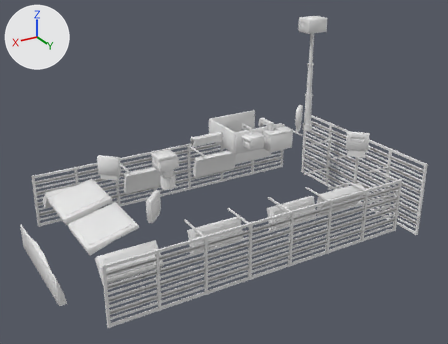
Renders of the glTF model art/parts/kit/apc_eitan.glb from each side of a commit.
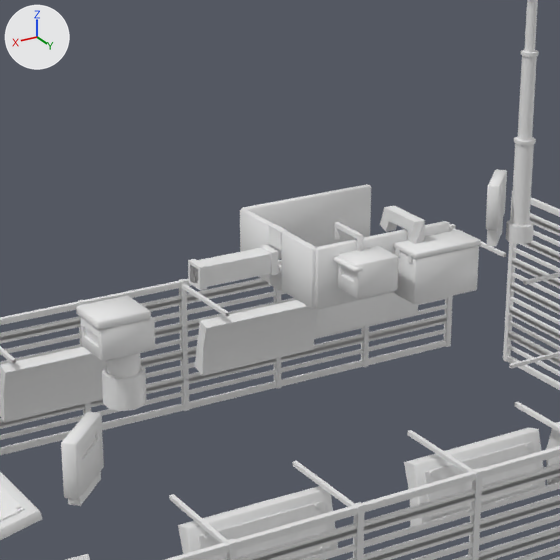
Each version is shown whole from a camera (50 mm lens) standing at (5.69, 10.0, 7.16) and looking at (-0.17, 0.23, 2.28), then close up on the part from 28% to 72% of the width and 13% to 70% of the height. The lights are fixed; the arrows at upper left show +X, +Y and +Z. The last two pictures show the newer version. Vertices at exactly the same position are counted once.

The first close-up shows 'kit_armour_1_hull_hull', 'kit_armour_2_hull_hull', 'kit_armour_3_hull_hull', 'kit_armour_3_hull_hull_far', 'kit_armour_3_hull_hull_near', 'kit_firepower_1_turret_metal', 'kit_firepower_2_turret_metal', 'kit_firepower_3_turret_metal', 'kit_sensors_1_hull_hull', 'kit_sensors_2_hull_hull', 'kit_sensors_3_hull_hull'.
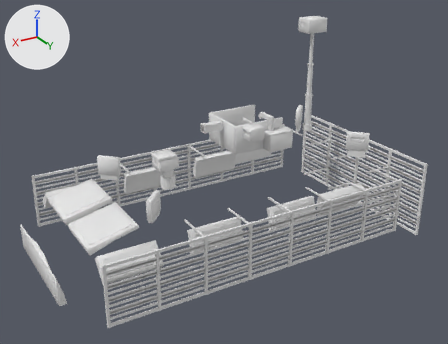
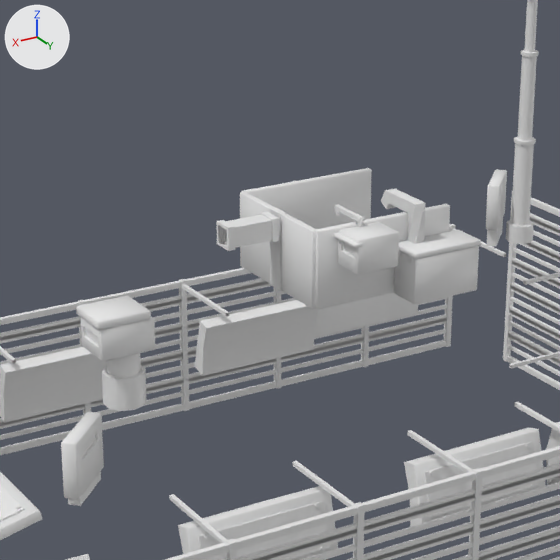
Patch to the scene script:
```diff
--- a/art/parts/kit/apc_eitan.glb.py
+++ b/art/parts/kit/apc_eitan.glb.py
@@ me_kit_firepower_1_turret_metal @@
-me_kit_firepower_1_turret_metal.from_pydata(...)  # 72 vertices, 132 faces; spans x -0.49..-0.14, y 0.645..1.162, z 3.038..3.385
+me_kit_firepower_1_turret_metal.from_pydata(...)  # 72 vertices, 132 faces; spans x -0.49..-0.14, y 0.645..1.162, z 3.203..3.506
+# me_kit_firepower_1_turret_metal part 1: the loose piece of 32 vertices spanning x -0.49..-0.17, y 0.912..1.152, z 3.038..3.278 is moved by (0.0, 0.0, 0.165)
+# me_kit_firepower_1_turret_metal part 2: the loose piece of 24 vertices spanning x -0.21..-0.14, y 0.902..1.162, z 3.23..3.255 is moved by (0.0, 0.0, 0.165)
+# me_kit_firepower_1_turret_metal part 3: all 8 vertices in x -0.345..-0.315, y 0.645..0.947, z 3.355..3.385 are moved by (0.0, 0.0, 0.121)
+# me_kit_firepower_1_turret_metal part 4: all 8 vertices in x -0.345..-0.315, y 0.645..0.947, z 3.258..3.276 are moved by (0.0, 0.0, 0.165)
@@ me_kit_firepower_2_turret_metal @@
-me_kit_firepower_2_turret_metal.from_pydata(...)  # 112 vertices, 196 faces; spans x -1.15..0.61, y 0.32..1.16, z 2.91..3.42
+me_kit_firepower_2_turret_metal.from_pydata(...)  # 112 vertices, 196 faces; spans x -1.15..0.4, y 0.33..1.16, z 2.91..3.54
+# me_kit_firepower_2_turret_metal part 5: all 16 vertices in x 0.56..0.61, y 0.32..0.48, z 3.04..3.2 are moved by (-0.21, 0.01, 0.24)
+# me_kit_firepower_2_turret_metal part 6: all 16 vertices in x 0.02..0.07, y 0.32..0.48, z 3.04..3.2 are moved by (0.0, 0.01, 0.24)
+# me_kit_firepower_2_turret_metal part 7: all 2 vertices in x -0.8..-0.72, y 0.69, z 3.34 are moved by (0.0, -0.01, 0.12)
+# me_kit_firepower_2_turret_metal part 8: all 4 vertices in x -0.8..-0.72, y 0.91..0.99, z 3.34..3.42 are moved by (0.0, 0.0, 0.12)
+# me_kit_firepower_2_turret_metal part 9: all 2 vertices in x -0.8..-0.72, y 0.66, z 3.25 are moved by (0.0, 0.0, 0.16)
+# me_kit_firepower_2_turret_metal part 10: all 2 vertices in x -0.8..-0.72, y 0.63, z 3.42 are moved by (0.0, 0.01, 0.12)
+# other edits to the shape of me_kit_firepower_2_turret_metal do not show in these pictures
@@ me_kit_firepower_3_turret_metal @@
-me_kit_firepower_3_turret_metal.from_pydata(...)  # 112 vertices, 200 faces; spans x -1.075..0.0, y -0.1..0.9, z 2.91..3.33
+me_kit_firepower_3_turret_metal.from_pydata(...)  # 112 vertices, 200 faces; spans x -1.075..0.0, y -0.1..0.9, z 2.91..3.451
+# me_kit_firepower_3_turret_metal part 11: the loose piece of 8 vertices spanning x -0.05..0.0, y 0.323..0.483, z 2.91..3.037 is scaled about its middle by (1, 0.835, 2.88), then moved by (0.0, 0.004, 0.12)
+# me_kit_firepower_3_turret_metal part 12: the loose piece of 8 vertices spanning x -0.05..0.0, y 0.323..0.483, z 3.197..3.33 is scaled about its middle by (1, 0.835, 0.376), then moved by (0.0, 0.004, 0.163)
+# me_kit_firepower_3_turret_metal part 13: 6 of the vertices in x -0.05..0.0, y 0.483..0.491, z 3.322..3.33 are moved by (0.0, -0.009, 0.121)
+# me_kit_firepower_3_turret_metal part 14: all 12 vertices in x -0.05..0.0, y -0.1..-0.05, z 3.322..3.33 are moved by (0.0, 0.0, 0.121)
+# me_kit_firepower_3_turret_metal part 15: all 12 vertices in x -0.05..0.0, y 0.85..0.9, z 3.322..3.33 are moved by (0.0, 0.0, 0.121)
+# me_kit_firepower_3_turret_metal part 16: all 6 vertices in x -1.075..-1.067, y -0.1..-0.05, z 3.322..3.33 are moved by (0.0, 0.0, 0.121)
+# me_kit_firepower_3_turret_metal part 17: all 6 vertices in x -1.075..-1.067, y 0.85..0.9, z 3.322..3.33 are moved by (0.0, 0.0, 0.121)
+# me_kit_firepower_3_turret_metal part 18: 6 of the vertices in x -0.05..0.0, y 0.315..0.323, z 3.322..3.33 are moved by (0.0, 0.017, 0.121)
+# other edits to the shape of me_kit_firepower_3_turret_metal do not show in these pictures
```

Changed parts and their boxes (x1, y1, x2, y2) in the close-ups (560 x 560 px; the box of a moved part takes in the faces that stretch with it):
'kit_firepower_3_turret_metal', reshaped (13% taller): before (240, 184, 449, 309); after (240, 168, 450, 309)
'kit_firepower_2_turret_metal', reshaped (10% narrower, 17% taller): before (188, 206, 481, 304); after (216, 189, 481, 304)
'kit_firepower_1_turret_metal', reshaped (9% shorter): before (333, 222, 398, 299); after (333, 205, 399, 275)
part 1 of me_kit_firepower_1_turret_metal, moved or reshaped: before (338, 246, 398, 297); after (338, 222, 399, 275)
part 2 of me_kit_firepower_1_turret_metal, moved or reshaped: before (333, 257, 363, 272); after (333, 232, 364, 248)
part 3 of me_kit_firepower_1_turret_metal, moved or reshaped: before (335, 222, 362, 239); after (335, 205, 362, 221)
part 4 of me_kit_firepower_1_turret_metal, moved or reshaped: before (334, 223, 363, 251); after (335, 207, 364, 227)
part 5 of me_kit_firepower_2_turret_metal, moved or reshaped: before (188, 259, 207, 290); after (216, 220, 235, 251)
part 6 of me_kit_firepower_2_turret_metal, moved or reshaped: before (196, 245, 278, 287); after (224, 212, 279, 248)
part 7 of me_kit_firepower_2_turret_metal, moved or reshaped: before (390, 221, 415, 230); after (391, 204, 415, 213)
part 8 of me_kit_firepower_2_turret_metal, moved or reshaped: before (407, 220, 425, 244); after (407, 203, 426, 244)
part 9 of me_kit_firepower_2_turret_metal, moved or reshaped: before (386, 221, 397, 232); after (387, 204, 396, 209)
part 10 of me_kit_firepower_2_turret_metal, moved or reshaped: before (380, 206, 424, 231); after (381, 189, 425, 209)
part 11 of me_kit_firepower_3_turret_metal, moved or reshaped: before (269, 267, 282, 291); after (270, 234, 281, 291)
part 12 of me_kit_firepower_3_turret_metal, moved or reshaped: before (269, 224, 287, 251); after (270, 207, 286, 221)
part 13 of me_kit_firepower_3_turret_metal, moved or reshaped: before (282, 231, 317, 308); after (281, 213, 316, 308)
part 14 of me_kit_firepower_3_turret_metal, moved or reshaped: before (242, 208, 356, 259); after (241, 191, 331, 234)
part 15 of me_kit_firepower_3_turret_metal, moved or reshaped: before (311, 248, 394, 309); after (311, 230, 395, 309)
part 16 of me_kit_firepower_3_turret_metal, moved or reshaped: before (243, 184, 371, 238); after (243, 168, 372, 226)
part 17 of me_kit_firepower_3_turret_metal, moved or reshaped: before (317, 221, 449, 255); after (316, 204, 450, 242)
part 18 of me_kit_firepower_3_turret_metal, moved or reshaped: before (240, 209, 275, 282); after (240, 192, 275, 283)
